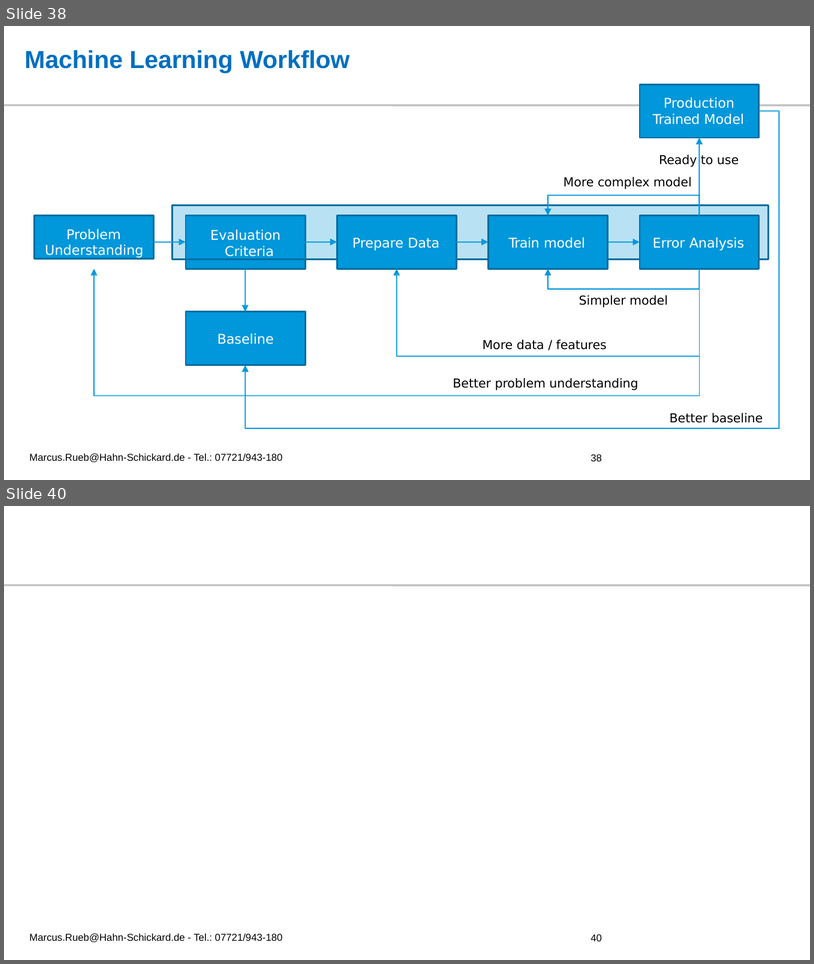
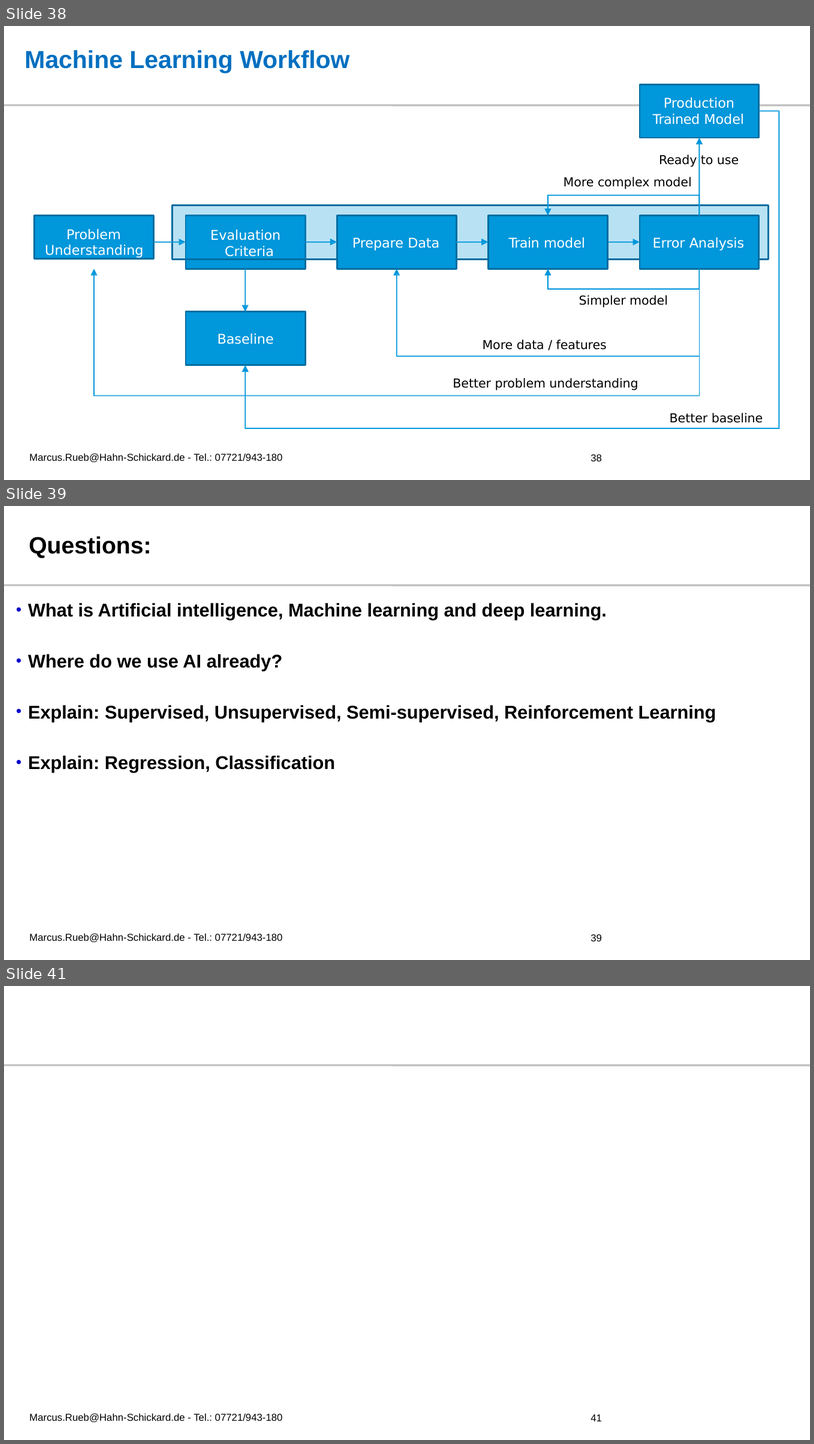
Before and after one commit to r1marcus/Fundamentals-of-Deep-Learning-HFU, a slide deck: Slides/01 - What is Machine Learning and Deep Learning/What is Machine Learning and Deep Learning.pptx. Shown one above the other, each under a label of ours: slides 38 and 40 before the commit, slides 38, 39 and 41 after it; the slides between them are not shown. The pictures are 814x964 and 814x1444 pixels, drawn with LibreOffice and Linux fonts; fonts in the diff are those of the drawing; background and template pictures are left out. Boxes give left, top, right and bottom in pixels: in the first picture for what was removed or moved away, otherwise in the second. Text is boxed around its words. In the diff, an @@ line names an element or a change of style, - is before the commit and + after.

```diff
--- a/Slides/01 - What is Machine Learning and Deep Learning/What is Machine Learning and Deep Learning.pptx
+++ b/Slides/01 - What is Machine Learning and Deep Learning/What is Machine Learning and Deep Learning.pptx
@@ slide 39 added at [4, 506, 810, 960], background #FFFFFF; not listed: 1 template element that a slide beside it also shows @@
@@ title added at [29, 536, 151, 558], 28 pt, text #000000, bold @@
+Questions:
@@ text added at [28, 603, 717, 772], 22 pt, text #000000, bold @@
+• What is Artificial intelligence, Machine learning and deep learning.
+• Where do we use AI already?
+• Explain: Supervised, Unsupervised, Semi-supervised, Reinforcement Learning
+• Explain: Regression, Classification
@@ text added at [29, 933, 283, 942], 12 pt, text #000000 @@
+Marcus.Rueb@Hahn-Schickard.de - Tel.: 07721/943-180
@@ page number added at [591, 934, 602, 941], 12 pt, text #000000 @@
+39
@@ what was slide 40 is now slide 41 @@
@@ page number at [591, 1414, 602, 1421]: text changed @@
-40
+41
```
Also in this commit, not shown: 1 slide changed, 11 other files.
